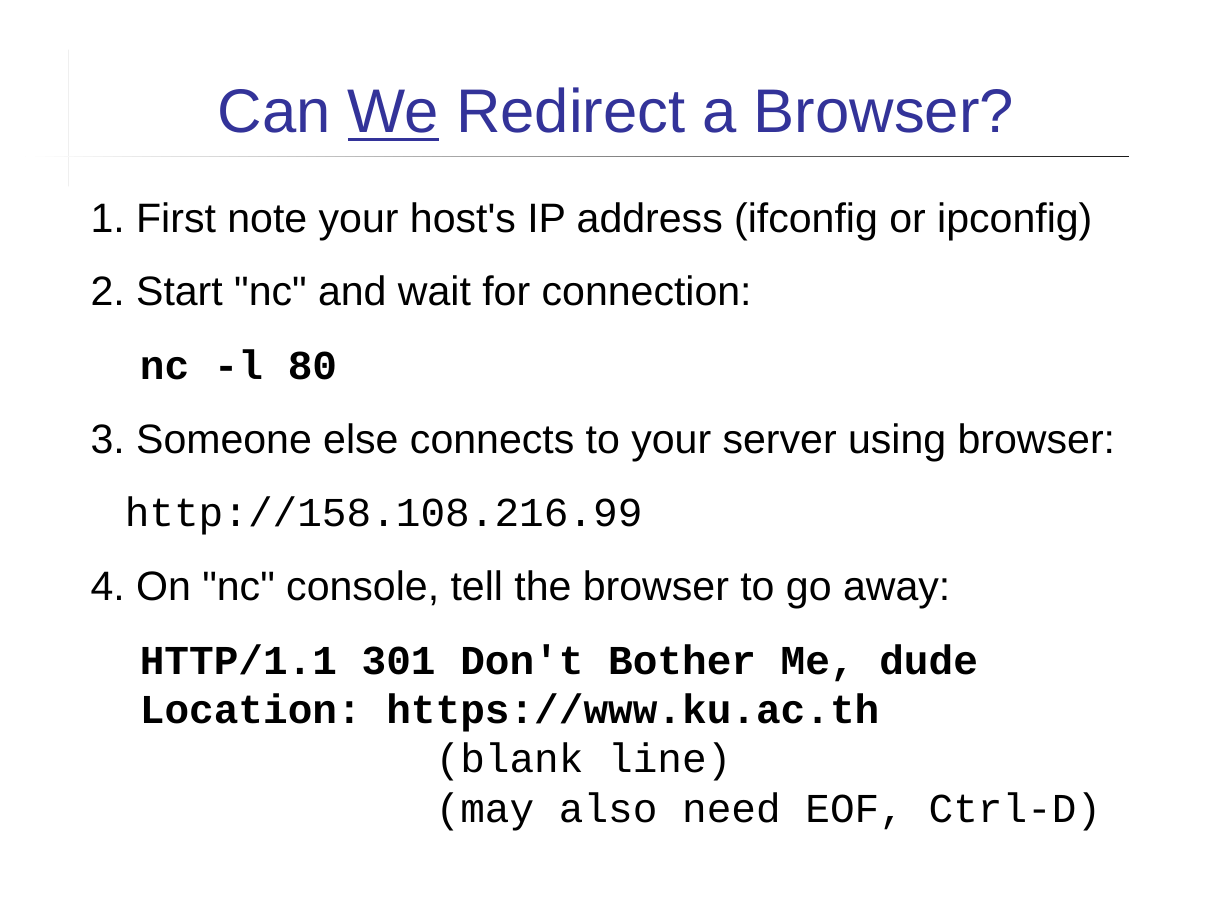
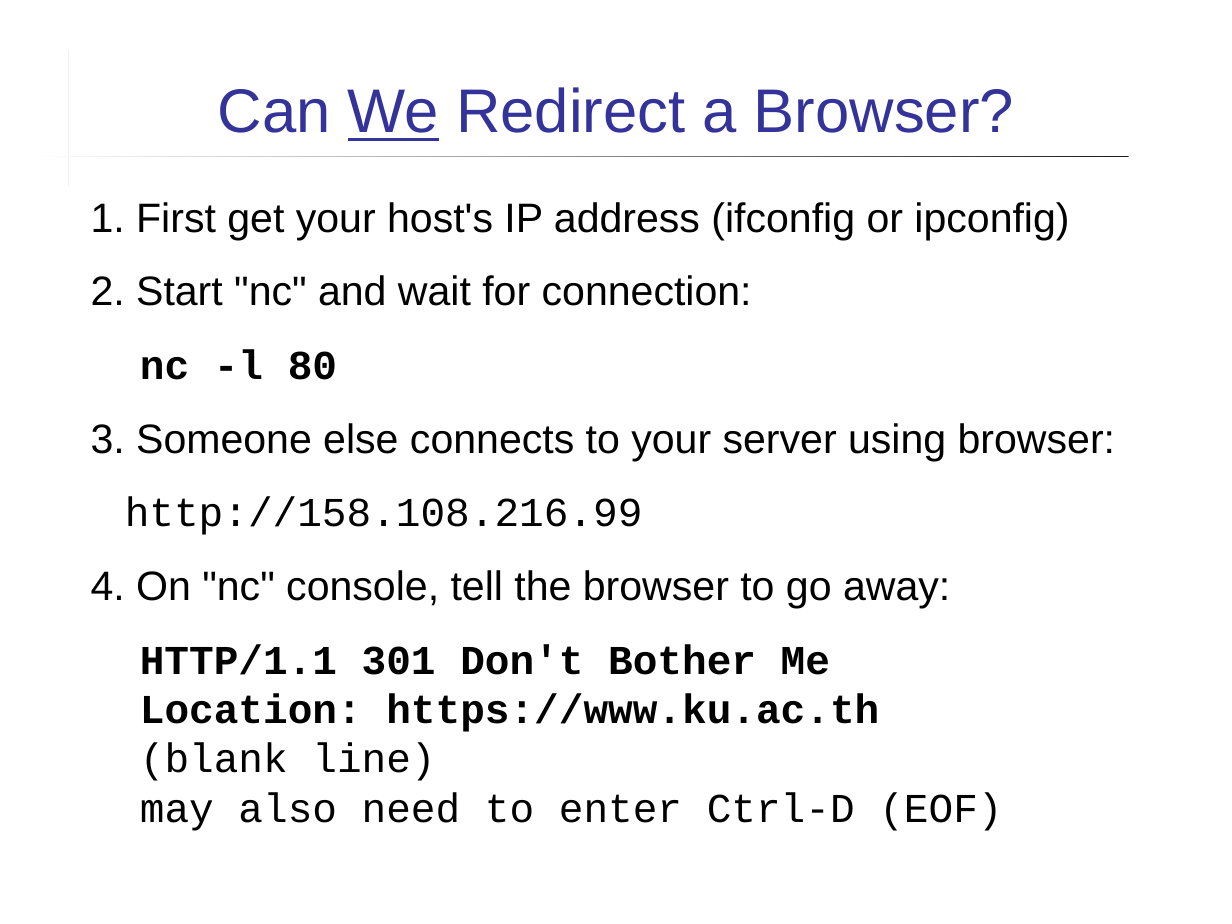
Before and after one commit to cpske/ISP, a slide deck: slide 11 of web/HTTP-in-Action.ppt (slide 10 before the commit). Drawn at 1232x924 pixels with LibreOffice and Linux fonts; fonts in the diff are those of the drawing. Boxes give left, top, right and bottom in pixels: in the first picture for what was removed or moved away, otherwise in the second. Text is boxed around its words. In the diff, an @@ line names an element or a change of style, - is before the commit and + after.

```diff
--- a/web/HTTP-in-Action.ppt
+++ b/web/HTTP-in-Action.ppt
@@ text at box(91, 202, 1069, 240): text changed @@
-1. First note your host's IP address (ifconfig or ipconfig)
+1. First get your host's IP address (ifconfig or ipconfig)
@@ text at box(140, 644, 830, 675): text changed @@
-HTTP/1.1 301 Don't Bother Me, dude
+HTTP/1.1 301 Don't Bother Me
@@ text at box(140, 792, 1002, 831): text changed @@
-(may also need EOF, Ctrl-D)
+may also need to enter Ctrl-D (EOF)
```
Also in this commit, not shown: 7 other slides changed, 1 slide added, 13 other files.
